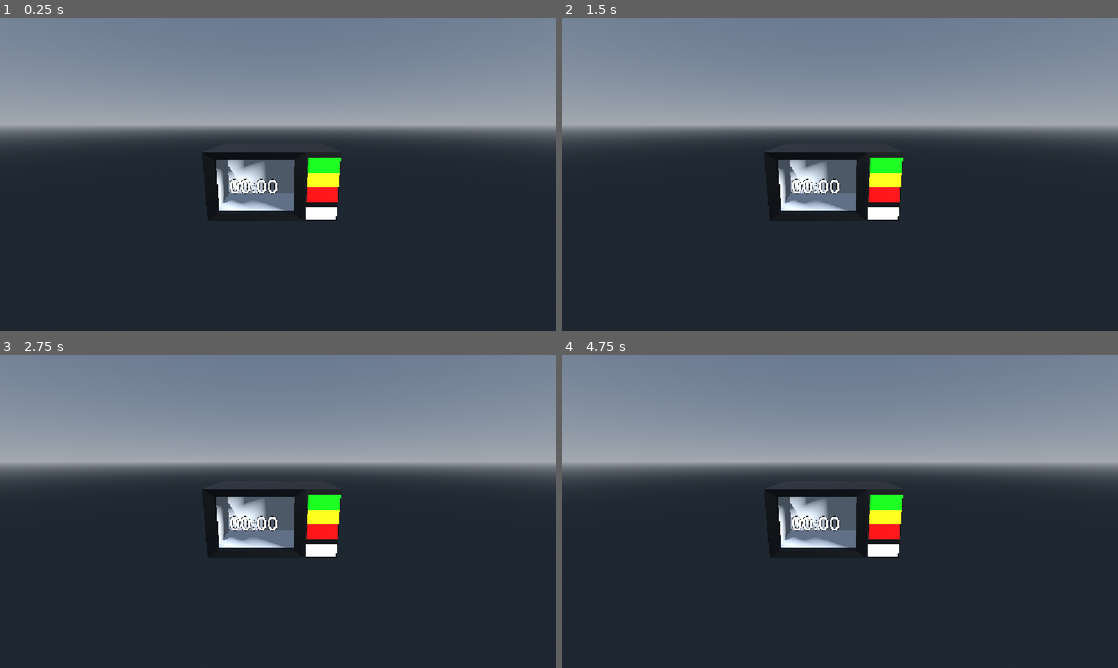
Above: before the commit, frames 1-4 (two rows, left to right).
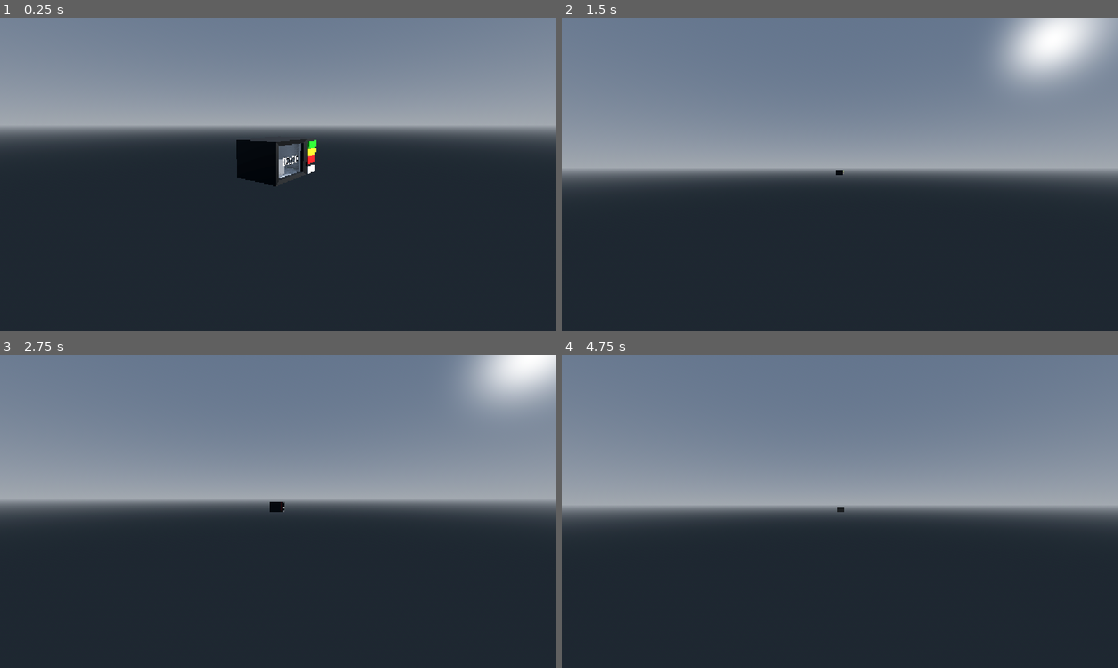
Above: after the commit, the same moments.

Repository: Surresteel/godot_gmtk_jam_july_2026
Game: Godot game, scene res://Microwave/Test/test_microwave.tscn
The game is run twice, just before and just after one commit, with the same random seed, the same clock (stepped at 60 frames per second) and the same inputs. The project has no main scene, so this scene is started directly.
Inputs (mouse positions are in pixels of both pictures, inside the frame that each line leads up to):
- Up to frame 1 (0.25 s): no input
- Up to frame 2 (1.5 s): move the mouse to (962, 158) at 0.52 s; click (962, 158) at 0.67 s; move the mouse to (728, 190) at 1.27 s; click (728, 190) at 1.42 s
- Up to frame 3 (2.75 s): tap Enter at 2 s; move the mouse to (333, 442) at 2.02 s; click (333, 442) at 2.17 s
- Up to frame 4 (4.75 s): move the mouse to (812, 574) at 2.77 s; click (812, 574) at 2.92 s; move the mouse to (1006, 558) at 3.52 s; click (1006, 558) at 3.67 s; move the mouse to (673, 464) at 4.27 s; click (673, 464) at 4.42 s

The runs differ from the first frame. In frame 1, 4.4% of the frame differs, in the area x 36-62%, y 38-65%; in frame 2, 30%, in the area x 0-100%, y 0-65%; in frame 3, 25%; in frame 4, 27%.

Commit message:
Added some effects to the microwave.
and a way to add or remove food.

Diff:
--- a/Microwave/Test/test_microwave.gd
+++ b/Microwave/Test/test_microwave.gd
@@ -3,10 +3,22 @@
 const INT_COLLIDER: int = 1 << 2
 
 @onready var mwave: Microwave = $mwave
+@onready var food: Node3D = $Food
+@onready var cam_anchor: Node3D = $CamAnchor
+var start_pos := Vector3.ZERO
+@onready var camera_3d: Camera3D = $CamAnchor/Camera3D
 
 
 func _ready() -> void:
 	mwave.test()
+	mwave.add_food(food)
+	start_pos = cam_anchor.global_position
+	return
+
+func _process(_delta: float) -> void:
+	var right: Vector3 = cam_anchor.global_basis.x
+	cam_anchor.global_position = start_pos + (right * sin(float(Time.get_ticks_msec()) / 1000.0)) * 10
+	camera_3d.look_at(Vector3.ZERO)
 	return
 
 func _unhandled_input(event: InputEvent) -> void:
--- a/Microwave/Test/test_microwave.tscn
+++ b/Microwave/Test/test_microwave.tscn
@@ -14,7 +14,11 @@
 [sub_resource type="Environment" id="Environment_aw8f4"]
 background_mode = 2
 sky = SubResource("Sky_f4fwt")
+ssao_enabled = true
 glow_enabled = true
+
+[sub_resource type="BoxMesh" id="BoxMesh_wvhbo"]
+size = Vector3(0.1, 0.1, 0.1)
 
 [node name="Test" type="Node3D" unique_id=907753008]
 script = ExtResource("1_e8d8j")
@@ -25,8 +29,25 @@
 [node name="DirectionalLight3D" type="DirectionalLight3D" parent="." unique_id=144839175]
 transform = Transform3D(0.656059, -0.29852197, 0.69316024, 0, 0.91844636, 0.3955455, -0.75470954, -0.25950122, 0.60255504, 0, 0, 0)
 shadow_enabled = true
-
-[node name="Camera3D" type="Camera3D" parent="." unique_id=1425829680]
-transform = Transform3D(1, 0, 0, 0, 0.9715467, 0.23684803, 0, -0.23684803, 0.9715467, 0.019548774, 0.3215307, 0.79812974)
+directional_shadow_split_1 = 0.021
+directional_shadow_split_2 = 0.24
+directional_shadow_split_3 = 0.52
+directional_shadow_blend_splits = true
+directional_shadow_fade_start = 0.523
+directional_shadow_max_distance = 50.0
+directional_shadow_pancake_size = 0.0
 
 [node name="mwave" parent="." unique_id=796507166 instance=ExtResource("1_8r1sl")]
+
+[node name="Food" type="Node3D" parent="." unique_id=713152813]
+transform = Transform3D(1, 0, 0, 0, 1, 0, 0, 0, 1, -0.6434722, 0, 0)
+
+[node name="MeshInstance3D" type="MeshInstance3D" parent="Food" unique_id=791915275]
+transform = Transform3D(1, 0, 0, 0, 1, 0, 0, 0, 1, 0, 0.05, 0)
+mesh = SubResource("BoxMesh_wvhbo")
+
+[node name="CamAnchor" type="Node3D" parent="." unique_id=1947365431]
+
+[node name="Camera3D" type="Camera3D" parent="CamAnchor" unique_id=1425829680]
+transform = Transform3D(1, 0, 0, 0, 0.9715467, 0.23684803, 0, -0.23684803, 0.9715467, 0.019548774, 0.3215307, 0.79812974)
+doppler_tracking = 1
--- a/Microwave/microwave.gd
+++ b/Microwave/microwave.gd
@@ -31,16 +31,22 @@
 var is_opened: bool = false
 
 # ANIMATION AND SOUND:
+@onready var light: AreaLight3D = $Light
 @onready var beeper: AudioStreamPlayer3D = $Beeper
+@onready var hum: AudioStreamPlayer3D = $Hum
 var _btn_move_amount: float = 0.005
 var _door_twn: Tween = null
+
+# HEATING:
+@onready var _heat_pos: Vector3 = $HeatPos.position
+var _food_item: Node3D = null
 
 
 #===============================================================================
 #	CALLBACKS:
 #===============================================================================
 func _ready() -> void:
-	int_btn_s.pressed.connect(_handle_btn.bind(_mesh_btn_s, 15.0))
+	int_btn_s.pressed.connect(_handle_btn.bind(_mesh_btn_s, 10.0))
 	int_btn_m.pressed.connect(_handle_btn.bind(_mesh_btn_m, 30.0))
 	int_btn_l.pressed.connect(_handle_btn.bind(_mesh_btn_l, 60.0))
 	int_btn_o.pressed.connect(_toggle_door.bind(_mesh_btn_o))
@@ -49,6 +55,9 @@
 	start_positions[_mesh_btn_m] = _mesh_btn_m.global_position
 	start_positions[_mesh_btn_l] = _mesh_btn_l.global_position
 	start_positions[_mesh_btn_o] = _mesh_btn_o.global_position
+
+	alarm.timeout.connect(_stop_op)
+	light.visible = false
 	return
 
 func _process(_delta: float) -> void:
@@ -57,6 +66,8 @@
 		timer.modulate = Color.RED
 	else:
 		timer.modulate = Color.WHITE
+	if _food_item and alarm.is_set:
+		_food_item.rotate(Vector3.UP, 0.01)
 	return
 
 
@@ -67,13 +78,16 @@
 func _handle_btn(m_inst: MeshInstance3D, t: float) -> void:
 	if alarm and not is_opened:
 		alarm.add_time(t)
+		if not hum.playing:
+			hum.play()
+			light.visible = true
 	if m_inst:
 		_button_anim(m_inst)
 	return
 
 
 #===============================================================================
-#	ANIMATIONS:
+#	ANIMATIONS AND SOUND:
 #===============================================================================
 # Animates the buttons:
 func _button_anim(m_inst: MeshInstance3D) -> void:
@@ -101,6 +115,40 @@
 	_door_twn.set_trans(Tween.TRANS_QUAD)
 	_door_twn.tween_property(_mesh_door, "rotation:y", rot, 0.5)
 	alarm.reset()
+	hum.stop()
+	light.visible = false
+	return
+
+func _stop_op() -> void:
+	hum.stop()
+	light.visible = false
+	return
+
+#===============================================================================
+#	OPERATIONS:
+#===============================================================================
+## Adds a food item to the microwave:
+func add_food(obj: Node3D) -> void:
+	if not obj:
+		print("Can't add a null object to microwave.")
+		return
+	if _food_item:
+		print("Microwave already has a food item.")
+		return
+
+	_food_item = obj
+	obj.reparent(self)
+	obj.position = _heat_pos
+	return
+
+## Removes a food item from the microwave:
+func remove_food() -> Node3D:
+	if not _food_item:
+		print("Cannot remove food from microwave; it has none.")
+		return
+	var par: Node = self.get_parent()
+	assert(par)
+	_food_item.reparent(par)
 	return
 
 
--- a/Microwave/microwave.tscn
+++ b/Microwave/microwave.tscn
@@ -7,6 +7,7 @@
 [ext_resource type="AudioStream" uid="uid://b34pndjjmdrco" path="res://Timer/Test/Alarm.wav" id="5_qps4f"]
 [ext_resource type="AudioStream" uid="uid://kurbrbdqdfv3" path="res://Timer/Test/Tick.wav" id="6_2auqa"]
 [ext_resource type="AudioStream" uid="uid://bvyykumthb8d2" path="res://Microwave/Test/beep.wav" id="7_2auqa"]
+[ext_resource type="AudioStream" uid="uid://8d4nu8qqcseb" path="res://Microwave/Test/hum.wav" id="8_0ofec"]
 
 [sub_resource type="StandardMaterial3D" id="StandardMaterial3D_3dsjj"]
 resource_name = "mwaveMat"
@@ -269,8 +270,24 @@
 [node name="Alarm" parent="." unique_id=1661125311 instance=ExtResource("4_4pk7o")]
 alarm_sound = ExtResource("5_qps4f")
 alarm_tick_sound = ExtResource("6_2auqa")
-alarm_duration = 5.0
+alarm_duration = 3.0
 
 [node name="Beeper" type="AudioStreamPlayer3D" parent="." unique_id=2065597479]
 stream = ExtResource("7_2auqa")
 volume_db = -24.0
+
+[node name="HeatPos" type="Node3D" parent="." unique_id=1462575894]
+transform = Transform3D(1, 0, 0, 0, 1, 0, 0, 0, 1, -0.05815593, 0.009621605, 0.0010590451)
+
+[node name="Hum" type="AudioStreamPlayer3D" parent="." unique_id=2065221878]
+stream = ExtResource("8_0ofec")
+volume_db = -32.0
+doppler_tracking = 1
+
+[node name="Light" type="AreaLight3D" parent="." unique_id=1945820606]
+transform = Transform3D(1, 0, 0, 0, -4.371139e-08, 1, 0, -1, -4.371139e-08, 0, 0.23096235, 0)
+light_color = Color(0.81875396, 0.53841096, 0, 1)
+light_energy = 0.25
+area_range = 1.0
+area_attenuation = 2.0
+area_size = Vector2(0.368, 0.243)
--- a/Timer/alarm.gd
+++ b/Timer/alarm.gd
@@ -9,6 +9,9 @@
 #===============================================================================
 # CONSTANTS:
 var HOUR_S: float = 3_600.0
+
+# SIGNALS:
+signal timeout()
 
 # EXPORT VARS:
 @export var alarm_sound: AudioStream = null
@@ -61,6 +64,7 @@
 	self.stop()
 	self.stream = alarm_sound
 	self.play()
+	timeout.emit()
 
 	await get_tree().create_timer(alarm_duration).timeout
 	if not is_set:
--- a/Timer/alarm.tscn
+++ b/Timer/alarm.tscn
@@ -3,4 +3,5 @@
 [ext_resource type="Script" uid="uid://cf64kc12ctfck" path="res://Timer/alarm.gd" id="1_k7bpb"]
 
 [node name="Alarm" type="AudioStreamPlayer3D" unique_id=1661125311]
+volume_db = -32.0
 script = ExtResource("1_k7bpb")
Not shown, added: Microwave/Test/hum.wav.import
Not shown, added: Microwave/Test/hum.wav
